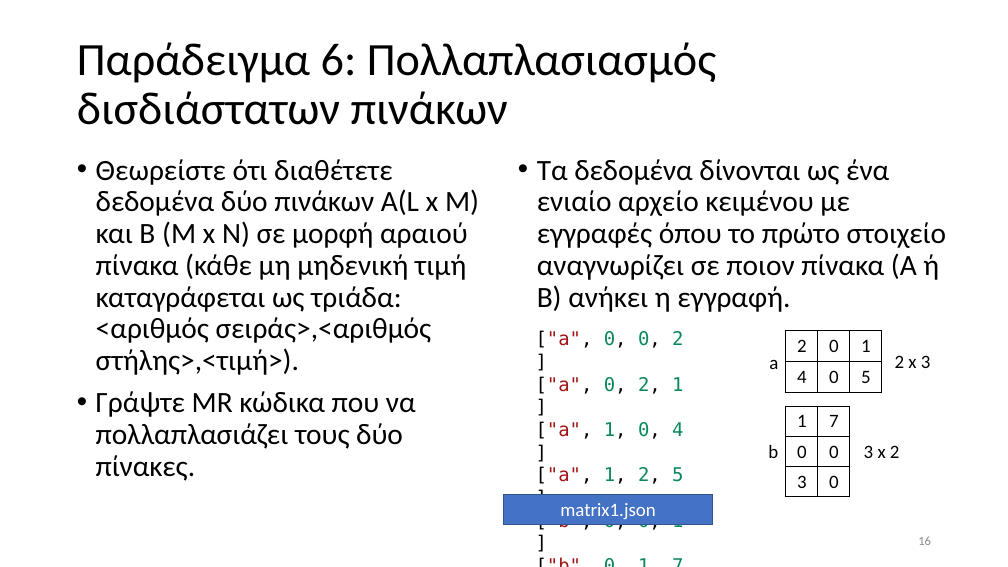
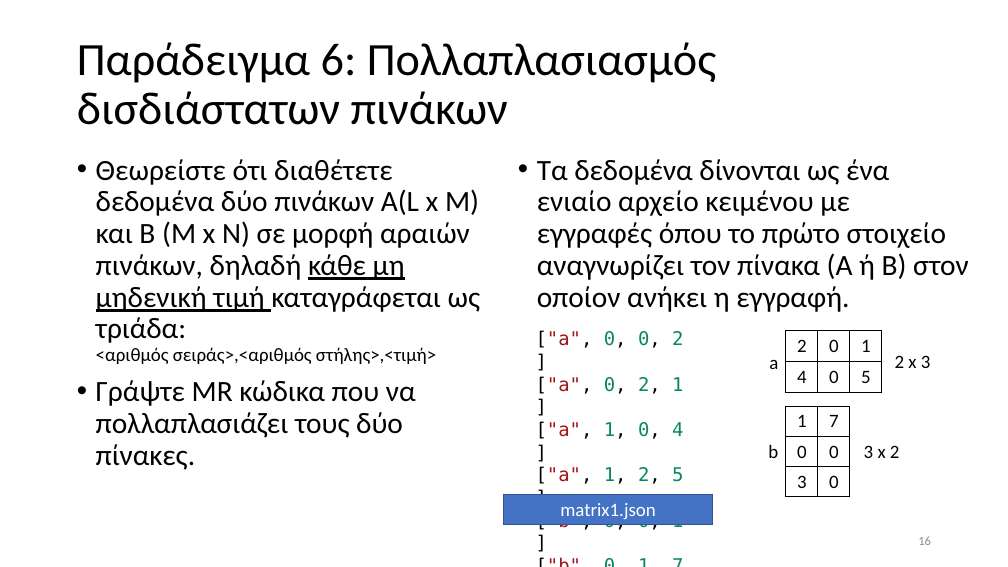
Before and after one commit to chgogos/big_data, a slide deck: slide 16 of 05. Map Reduce παραδείγματα.pptx. Drawn at 1008x567 pixels with LibreOffice and Linux fonts; fonts in the diff are those of the drawing. Boxes give left, top, right and bottom in pixels: in the first picture for what was removed or moved away, otherwise in the second. Text is boxed around its words. In the diff, an @@ line names an element or a change of style, - is before the commit and + after.

```diff
--- a/05. Map Reduce παραδείγματα.pptx
+++ b/05. Map Reduce παραδείγματα.pptx
@@ text at [96, 159, 480, 364]: text changed @@
-• Θεωρείστε ότι διαθέτετε δεδομένα δύο πινάκων Α(L x M) και Β (M x N) σε μορφή αραιού πίνακα (κάθε μη μηδενική τιμή καταγράφεται ως τριάδα: <αριθμός σειράς>,<αριθμός στήλης>,<τιμή>).
+• Θεωρείστε ότι διαθέτετε δεδομένα δύο πινάκων Α(L x M) και Β (M x N) σε μορφή αραιών πινάκων, δηλαδή κάθε μη μηδενική τιμή καταγράφεται ως τριάδα:
+  <αριθμός σειράς>,<αριθμός στήλης>,<τιμή>
@@ text at [537, 159, 969, 312]: text changed @@
-• Τα δεδομένα δίνονται ως ένα ενιαίο αρχείο κειμένου με εγγραφές όπου το πρώτο στοιχείο αναγνωρίζει σε ποιον πίνακα (A ή B) ανήκει η εγγραφή.
+• Τα δεδομένα δίνονται ως ένα ενιαίο αρχείο κειμένου με εγγραφές όπου το πρώτο στοιχείο αναγνωρίζει τον πίνακα (A ή B) στον οποίον ανήκει η εγγραφή.
```
Also in this commit, not shown: 2 other slides changed, 1 slide added, 8 other files.
